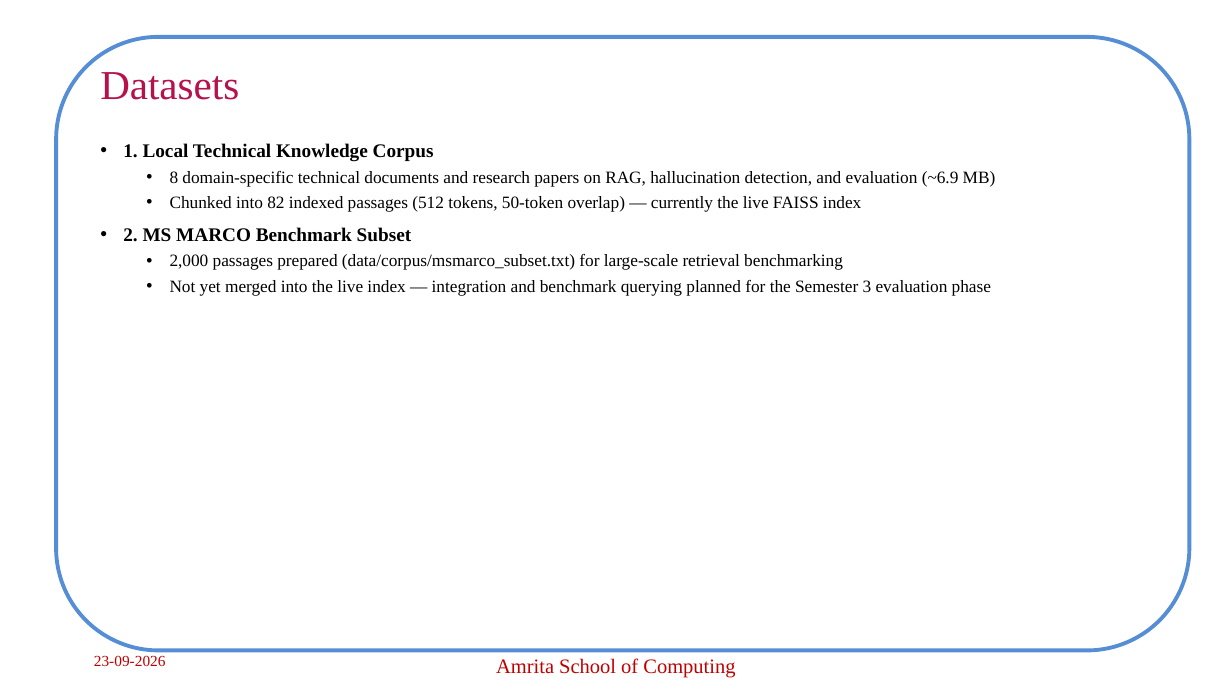
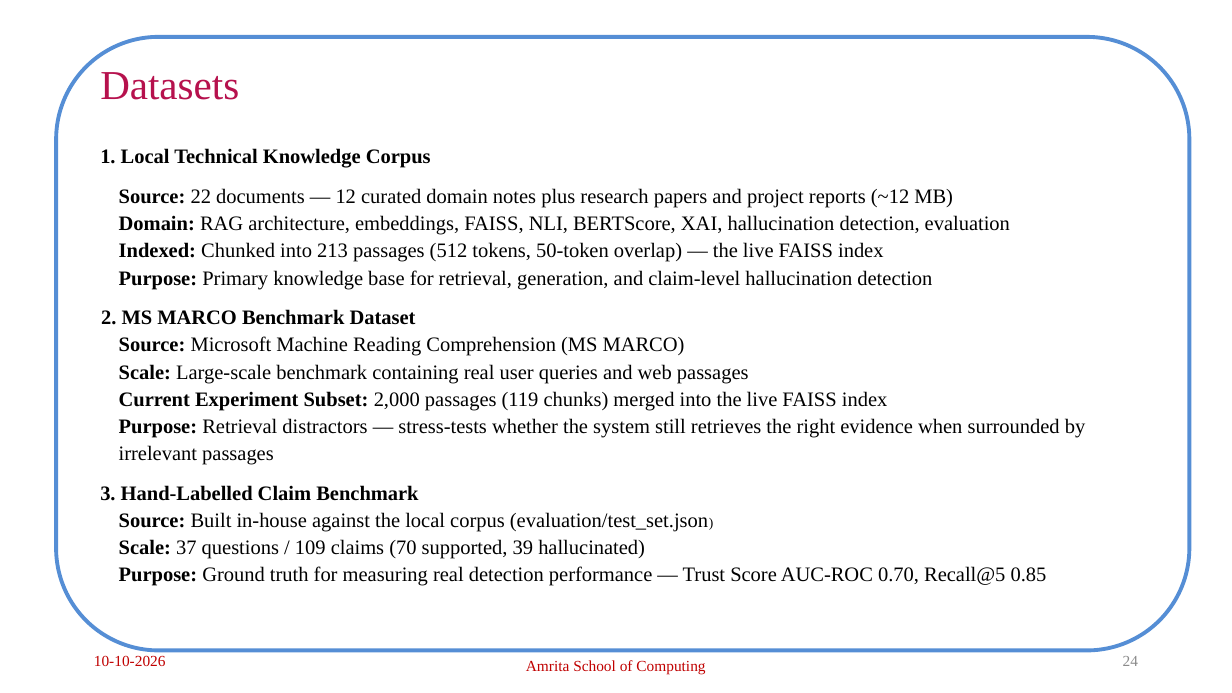
Before and after one commit to archabiju/hallucination-control-rag, a slide deck: slide 24 of presentations/Panel_Review2_CB.SC.P2CSE25001.pptx (slide 10 before the commit). Drawn at 1232x693 pixels with LibreOffice and Linux fonts; fonts in the diff are those of the drawing; background and template pictures are left out. Boxes give left, top, right and bottom in pixels: in the first picture for what was removed or moved away, otherwise in the second. Text is boxed around its words. In the diff, an @@ line names an element or a change of style, - is before the commit and + after.

```diff
--- a/presentations/Panel_Review2_CB.SC.P2CSE25001.pptx
+++ b/presentations/Panel_Review2_CB.SC.P2CSE25001.pptx
@@ text at [100,148,431,168]: size 15 to 16 pt in "1. Local Technical Knowledge Corpus"; bullet • to none; line spacing 0.9 to 1.1 @@
@@ text at [100,188,1086,586]: text changed; size 13.5 to 16 pt @@
-  • 8 domain-specific technical documents and research papers on RAG, hallucination detection, and evaluation (~6.9 MB)
-  • Chunked into 82 indexed passages (512 tokens, 50-token overlap) — currently the live FAISS index
-• 2. MS MARCO Benchmark Subset
-  • 2,000 passages prepared (data/corpus/msmarco_subset.txt) for large-scale retrieval benchmarking
-  • Not yet merged into the live index — integration and benchmark querying planned for the Semester 3 evaluation phase
+Source: 22 documents — 12 curated domain notes plus research papers and project reports (~12 MB)
+Domain: RAG architecture, embeddings, FAISS, NLI, BERTScore, XAI, hallucination detection, evaluation
+Indexed: Chunked into 213 passages (512 tokens, 50-token overlap) — the live FAISS index
+Purpose: Primary knowledge base for retrieval, generation, and claim-level hallucination detection
+2. MS MARCO Benchmark Dataset
+Source: Microsoft Machine Reading Comprehension (MS MARCO)
+Scale: Large-scale benchmark containing real user queries and web passages
+Current Experiment Subset: 2,000 passages (119 chunks) merged into the live FAISS index
+Purpose: Retrieval distractors — stress-tests whether the system still retrieves the right evidence when surrounded by irrelevant passages
+3. Hand-Labelled Claim Benchmark
+Source: Built in-house against the local corpus (evaluation/test_set.json)
+Scale: 37 questions / 109 claims (70 supported, 39 hallucinated)
+Purpose: Ground truth for measuring real detection performance — Trust Score AUC-ROC 0.70, Recall@5 0.85
@@ text at [94,655,166,666]: text changed @@
-23-09-2026
+10-10-2026
@@ text "Amrita School of Computing" at [526,660,705,674]: size 16 to 12 pt @@
@@ page number added at [1123,656,1138,666], 12 pt, text #8C8C8C @@
+24
```
Also in this commit, not shown: 14 other slides changed, 17 slides added, 2 slides removed, 52 other files.
